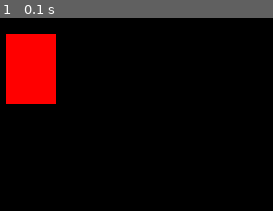
Above: before the commit, frame 1.
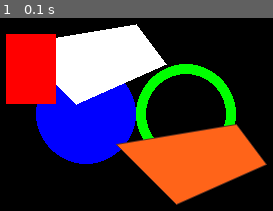
Above: after the commit, the same moment.

Repository: Valiter/N-back_Task_Repository
Game: pygame game, started from pygame_module.py
The game is run twice, just before and just after one commit, with the same random seed, the same clock (stepped at 60 frames per second) and the same inputs.
Inputs:
- Up to frame 1 (0.1 s): no input

The runs differ from the first frame. In frame 1, 38% of the frame differs, in the area x 13-98%, y 3-97%.

Commit message:
upd: [19:38, 21.02.22] comment: Нашел в интернете статью про вывод графики в PyGame. Не сказать, что ясно стло все, но физические примеры уже появились, что упрощает работу. Также добавил в модуль video_part.py код из статьи для создания анимации. Интересно.
Task's:
- Понять как вводить стимулы через pygame или же придется использовать tkinter вместе с ним и как-то совмещать... Или вообще использовать только tkinter.
- Сделать словарь СТИМУЛ / КОМАНДА ДЛЯ ВЫВОДА в pygame_module.py.
- Сделать список для регистрации реакций испытуемого длинной равный длинне списку стимулов.

 Finished Task's:
 1) Генератор ряда;
 2) анализатор сответствия интервалу;
 3) Основной файл, для вызова функций.
 4) Сделать проверку стимулов, заходящих в программу.

Diff:
--- a/pygame_module.py
+++ b/pygame_module.py
@@ -22,6 +22,19 @@
     screen = pygame.display.set_mode((640, 480))
     rect = pygame.Rect(20, 20, 50, 70)
     color = color_dict_for_n_back["red"]
+    pygame.draw.circle(screen, color_dict_for_n_back["blue"],
+                       (100, 100), 50)
+    pygame.draw.circle(screen, color_dict_for_n_back["green"],
+                       (200, 100), 50, 10)
+    pygame.draw.polygon(screen, color_dict_for_n_back["white"],
+                        [[150, 10], [180, 50],
+                         [90, 90], [30, 30]])
+    pygame.draw.polygon(screen, color_dict_for_n_back["orange"],
+                        [[250, 110], [280, 150],
+                         [190, 190], [130, 130]])
+    pygame.draw.aalines(screen, color_dict_for_n_back["brown"], True,
+                        [[250, 110], [280, 150],
+                         [190, 190], [130, 130]])
 
     # Обработка событий должна происходить ТОЛЬКО в цикле.
     while True:
--- /dev/null
+++ b/video_part.py
@@ -0,0 +1,45 @@
+import pygame
+import sys
+
+FPS = 60
+WIN_WIDTH = 400
+WIN_HEIGHT = 100
+WHITE = (255, 255, 255)
+ORANGE = (255, 150, 100)
+
+clock = pygame.time.Clock()
+sc = pygame.display.set_mode(
+    (WIN_WIDTH, WIN_HEIGHT))
+
+# радиус будущего круга
+r = 30
+# координаты круга
+# скрываем за левой границей
+x = 0 - r
+# выравнивание по центру по вертикали
+y = WIN_HEIGHT // 2
+
+while 1:
+    for i in pygame.event.get():
+        if i.type == pygame.QUIT:
+            sys.exit()
+
+    # заливаем фон
+    sc.fill(WHITE)
+    # рисуем круг
+    pygame.draw.circle(sc, ORANGE,
+                       (x, y), r)
+    # обновляем окно
+    pygame.display.update()
+
+    # Если круг полностью скрылся
+    # за правой границей,
+    if x >= WIN_WIDTH + r:
+        # перемещаем его за левую
+        x = 0 - r
+    else:  # Если еще нет,
+        # на следующей итерации цикла
+        # круг отобразится немного правее
+        x += 2
+
+    clock.tick(FPS)
